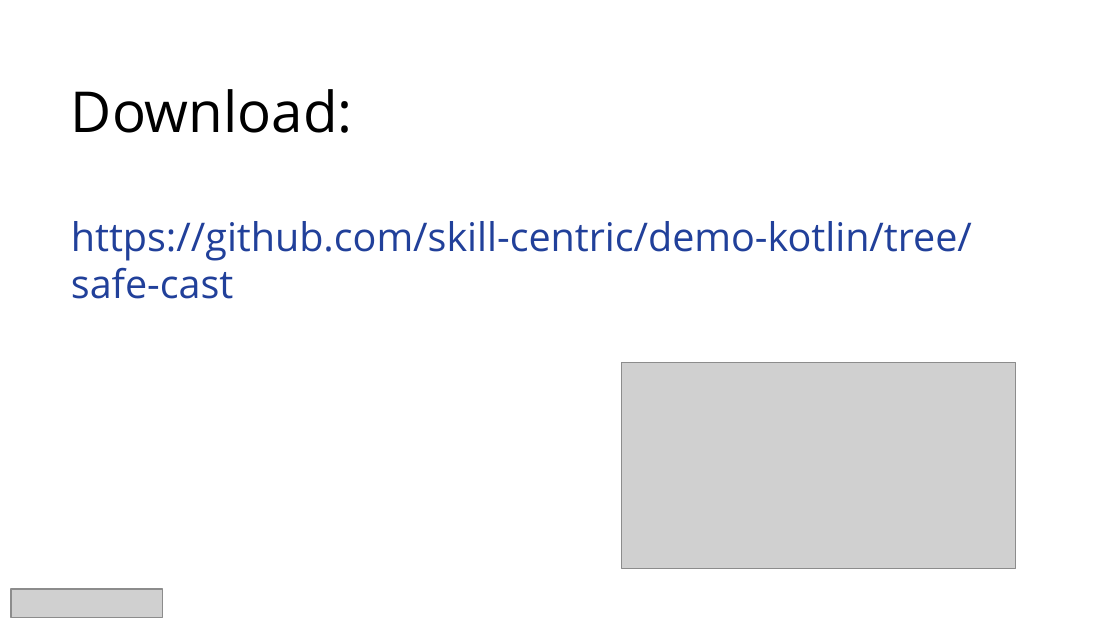
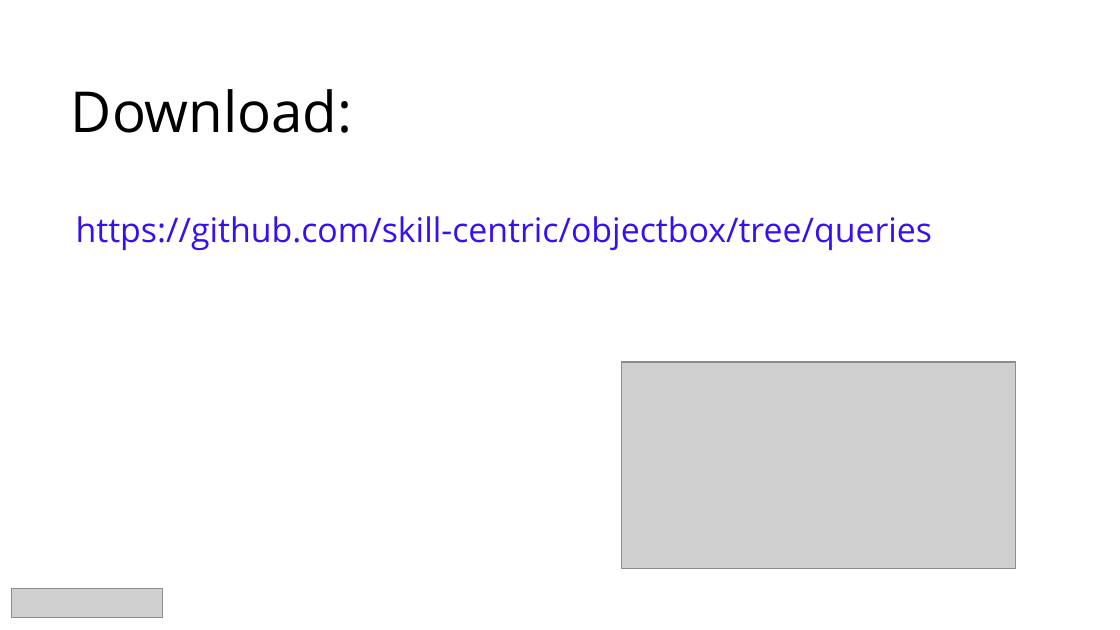
Before and after one commit to skill-centric/utils, a slide deck: slide 2 of src/main/resources/slide-template.pptx (slide 4 before the commit). Drawn at 1120x630 pixels with LibreOffice and Linux fonts; fonts in the diff are those of the drawing; grey boxes stand for pictures. Boxes give left, top, right and bottom in pixels: in the first picture for what was removed or moved away, otherwise in the second. Text is boxed around its words. In the diff, an @@ line names an element or a change of style, - is before the commit and + after.

```diff
--- a/src/main/resources/slide-template.pptx
+++ b/src/main/resources/slide-template.pptx
@@ text at (76,216,932,250): text changed; size 28 to 24 pt; text colour #21409A to #370FF0 @@
-Download:
-https://github.com/skill-centric/demo-kotlin/tree/safe-cast
+https://github.com/skill-centric/objectbox/tree/queries
```
Also in this commit, not shown: 2 other slides changed, 11 slides added, 1 slide removed.
